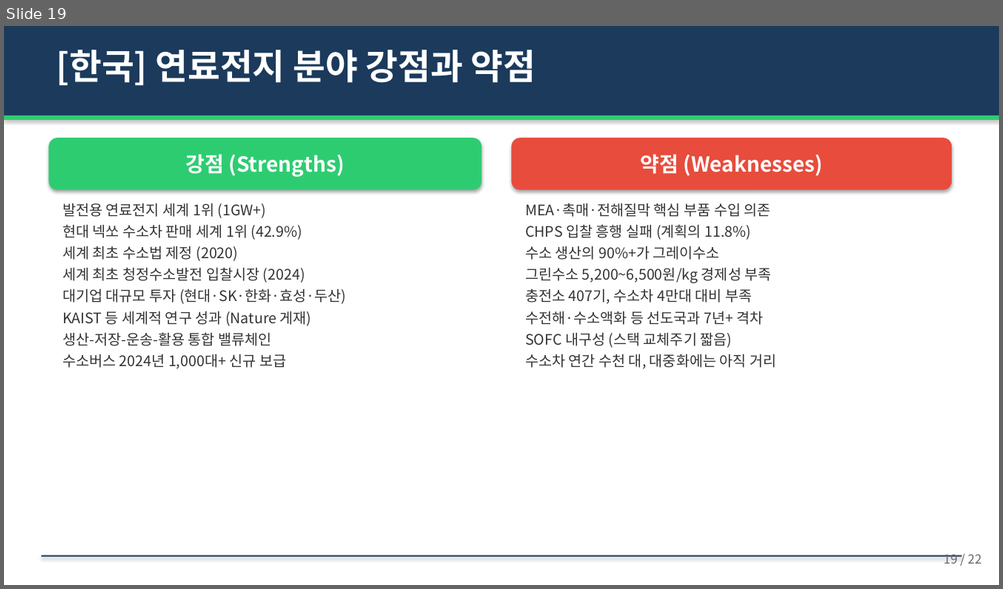
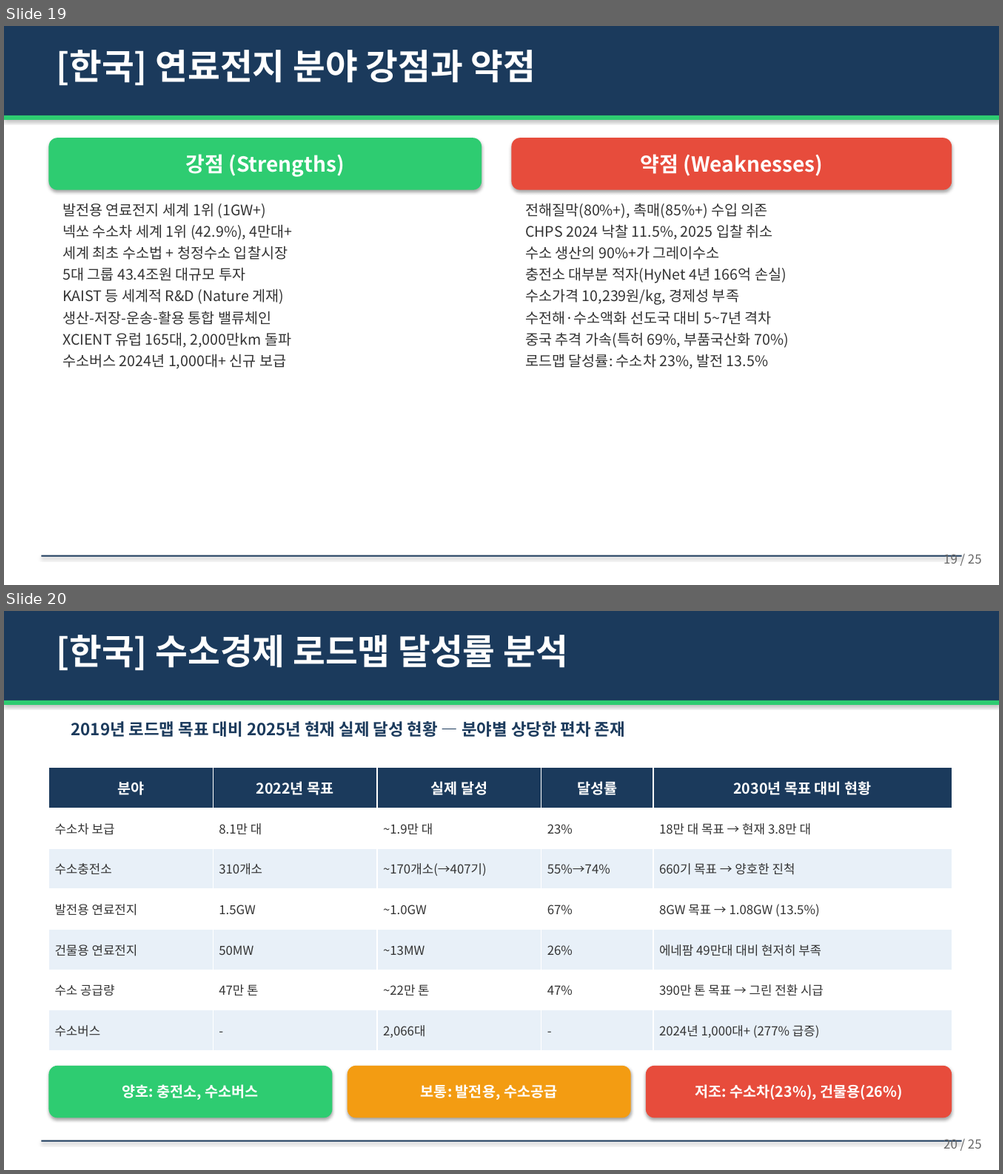
Before and after one commit to hpark1947/Hydrogen, a slide deck: 연료전지/연료전지_발표자료.pptx. Shown one above the other, each under a label of ours: slide 19 before the commit, slides 19 and 20 after it. The pictures are 1003x589 and 1003x1174 pixels, drawn with LibreOffice and Linux fonts; fonts in the diff are those of the drawing. Boxes give left, top, right and bottom in pixels: in the first picture for what was removed or moved away, otherwise in the second. Text is boxed around its words. In the diff, an @@ line names an element or a change of style, - is before the commit and + after.

```diff
--- a/연료전지/연료전지_발표자료.pptx
+++ b/연료전지/연료전지_발표자료.pptx
@@ slide 20 added at [4, 611, 999, 1170], background #FFFFFF @@
@@ rectangle added at [4, 611, 999, 701], fill #1B3A5C @@
@@ text added at [56, 635, 568, 670], 34 pt, text #FFFFFF, bold @@
+[한국] 수소경제 로드맵 달성률 분석
@@ rectangle added at [4, 701, 999, 705], fill #2ECC71 @@
@@ text added at [71, 721, 625, 737], 16 pt, text #1B3A5C, bold @@
+2019년 로드맵 목표 대비 2025년 현재 실제 달성 현황 — 분야별 상당한 편차 존재
@@ table added at [48, 768, 951, 1051], 7 rows, 5 columns @@
+분야 | 2022년 목표 | 실제 달성 | 달성률 | 2030년 목표 대비 현황
+수소차 보급 | 8.1만 대 | ~1.9만 대 | 23% | 18만 대 목표 → 현재 3.8만 대
+수소충전소 | 310개소 | ~170개소(→407기) | 55%→74% | 660기 목표 → 양호한 진척
+발전용 연료전지 | 1.5GW | ~1.0GW | 67% | 8GW 목표 → 1.08GW (13.5%)
+건물용 연료전지 | 50MW | ~13MW | 26% | 에네팜 49만대 대비 현저히 부족
+수소 공급량 | 47만 톤 | ~22만 톤 | 47% | 390만 톤 목표 → 그린 전환 시급
+수소버스 | - | 2,066대 | - | 2024년 1,000대+ (277% 급증)
@@ rounded rectangle added at [48, 1066, 333, 1119], fill #2ECC71, 14 pt, text #FFFFFF, bold @@
+양호: 충전소, 수소버스
@@ rounded rectangle added at [347, 1066, 631, 1119], fill #F39C12, 14 pt, text #FFFFFF, bold @@
+보통: 발전용, 수소공급
@@ rounded rectangle added at [646, 1066, 951, 1119], fill #E74C3C, 14 pt, text #FFFFFF, bold @@
+저조: 수소차(23%), 건물용(26%)
@@ rectangle added at [41, 1141, 962, 1142], fill #1B3A5C @@
@@ text added at [943, 1139, 982, 1149], 12 pt, text #666666 @@
+20 / 25
@@ slide 19 changed as well @@
@@ text at [525, 203, 773, 240]: text changed @@
-MEA·촉매·전해질막 핵심 부품 수입 의존
-CHPS 입찰 흥행 실패 (계획의 11.8%)
+전해질막(80%+), 촉매(85%+) 수입 의존
+CHPS 2024 낙찰 11.5%, 2025 입찰 취소
@@ text at [62, 224, 293, 304]: text changed @@
-현대 넥쏘 수소차 판매 세계 1위 (42.9%)
-세계 최초 수소법 제정 (2020)
-세계 최초 청정수소발전 입찰시장 (2024)
-대기업 대규모 투자 (현대·SK·한화·효성·두산)
-KAIST 등 세계적 연구 성과 (Nature 게재)
+넥쏘 수소차 세계 1위 (42.9%), 4만대+
+세계 최초 수소법 + 청정수소 입찰시장
+5대 그룹 43.4조원 대규모 투자
+KAIST 등 세계적 R&D (Nature 게재)
@@ text at [525, 267, 788, 369]: text changed @@
-그린수소 5,200~6,500원/kg 경제성 부족
-충전소 407기, 수소차 4만대 대비 부족
-수전해·수소액화 등 선도국과 7년+ 격차
-SOFC 내구성 (스택 교체주기 짧음)
-수소차 연간 수천 대, 대중화에는 아직 거리
+충전소 대부분 적자(HyNet 4년 166억 손실)
+수소가격 10,239원/kg, 경제성 부족
+수전해·수소액화 선도국 대비 5~7년 격차
+중국 추격 가속(특허 69%, 부품국산화 70%)
+로드맵 달성률: 수소차 23%, 발전 13.5%
@@ text at [62, 332, 291, 348]: paragraph added @@
+XCIENT 유럽 165대, 2,000만km 돌파
@@ text at [943, 554, 982, 564]: text changed @@
-19 / 22
+19 / 25
```
Also in this commit, not shown: 20 other slides changed, 2 other slides added, 4 other files.
